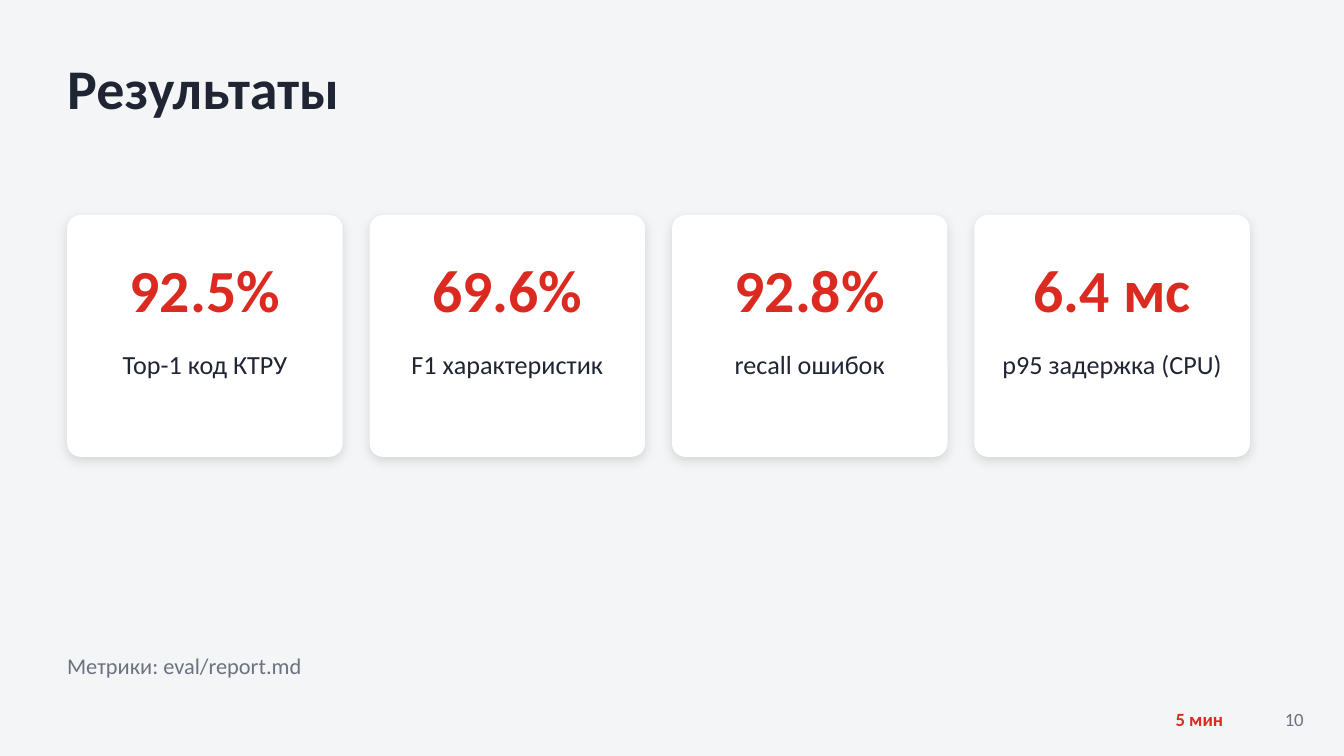
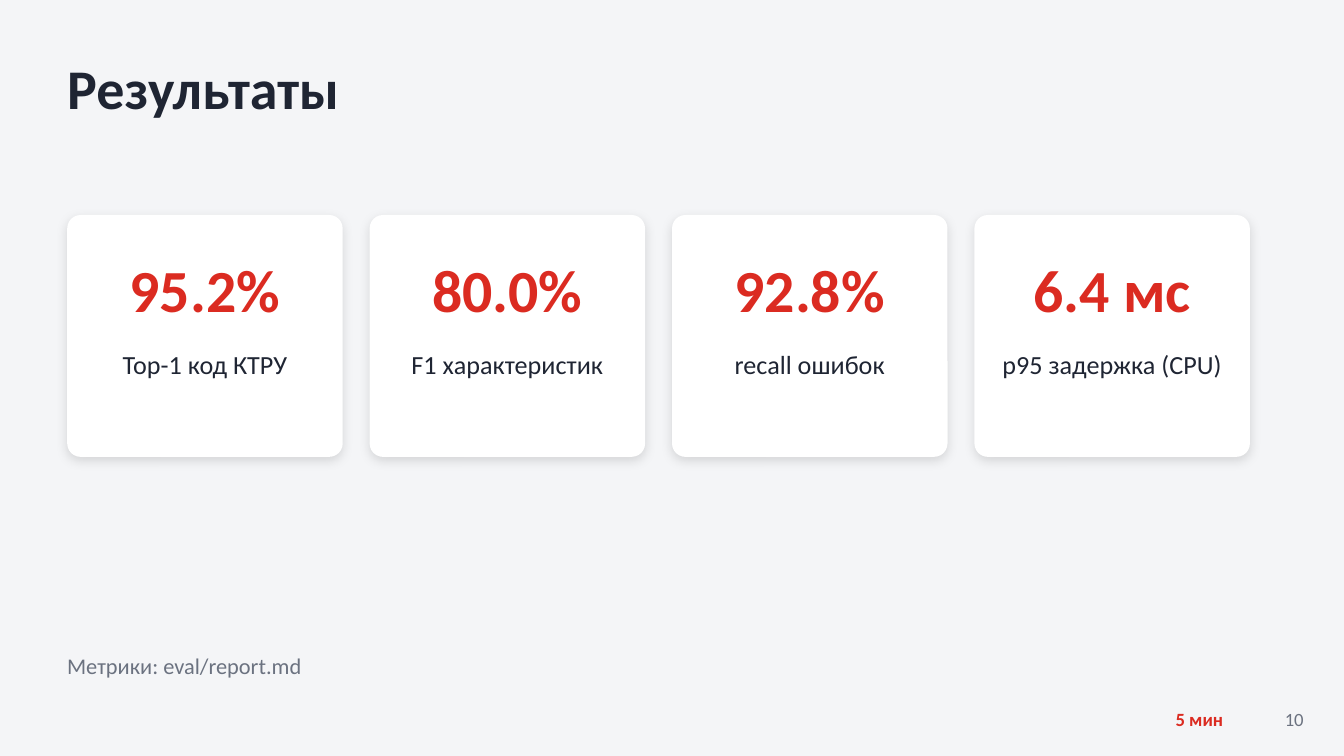
Before and after one commit to mikhaildvortsov/tenderhack_kzn, a slide deck: slide 10 of docs/presentation/tenderhack_ktru.pptx. Drawn at 1344x756 pixels with LibreOffice and Linux fonts; fonts in the diff are those of the drawing. Boxes give left, top, right and bottom in pixels: in the first picture for what was removed or moved away, otherwise in the second. Text is boxed around its words. In the diff, an @@ line names an element or a change of style, - is before the commit and + after.

```diff
--- a/docs/presentation/tenderhack_ktru.pptx
+++ b/docs/presentation/tenderhack_ktru.pptx
@@ text at [130, 271, 280, 313]: text changed @@
-92.5%
+95.2%
@@ text at [432, 270, 582, 313]: text changed @@
-69.6%
+80.0%
```
Also in this commit, not shown: 2 other files.
